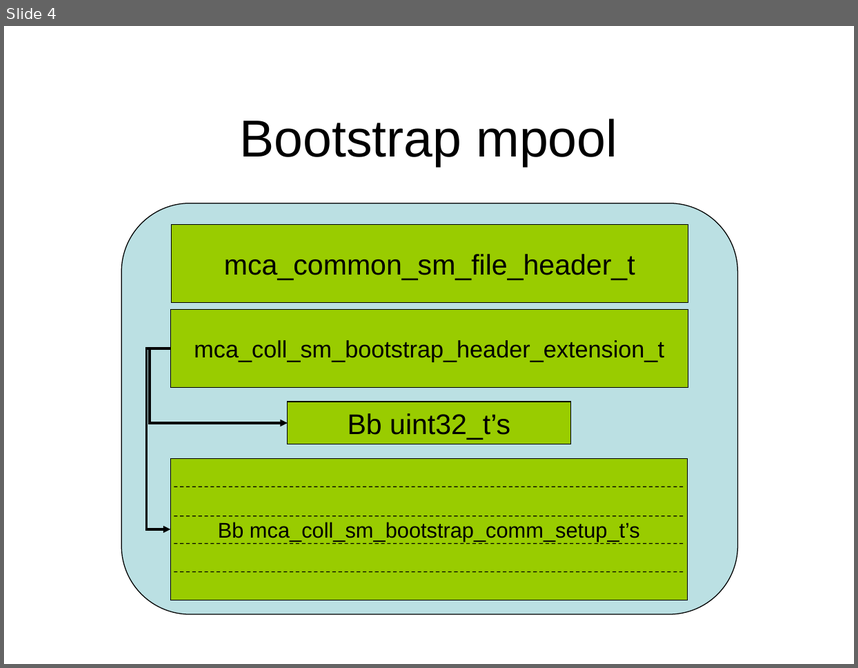
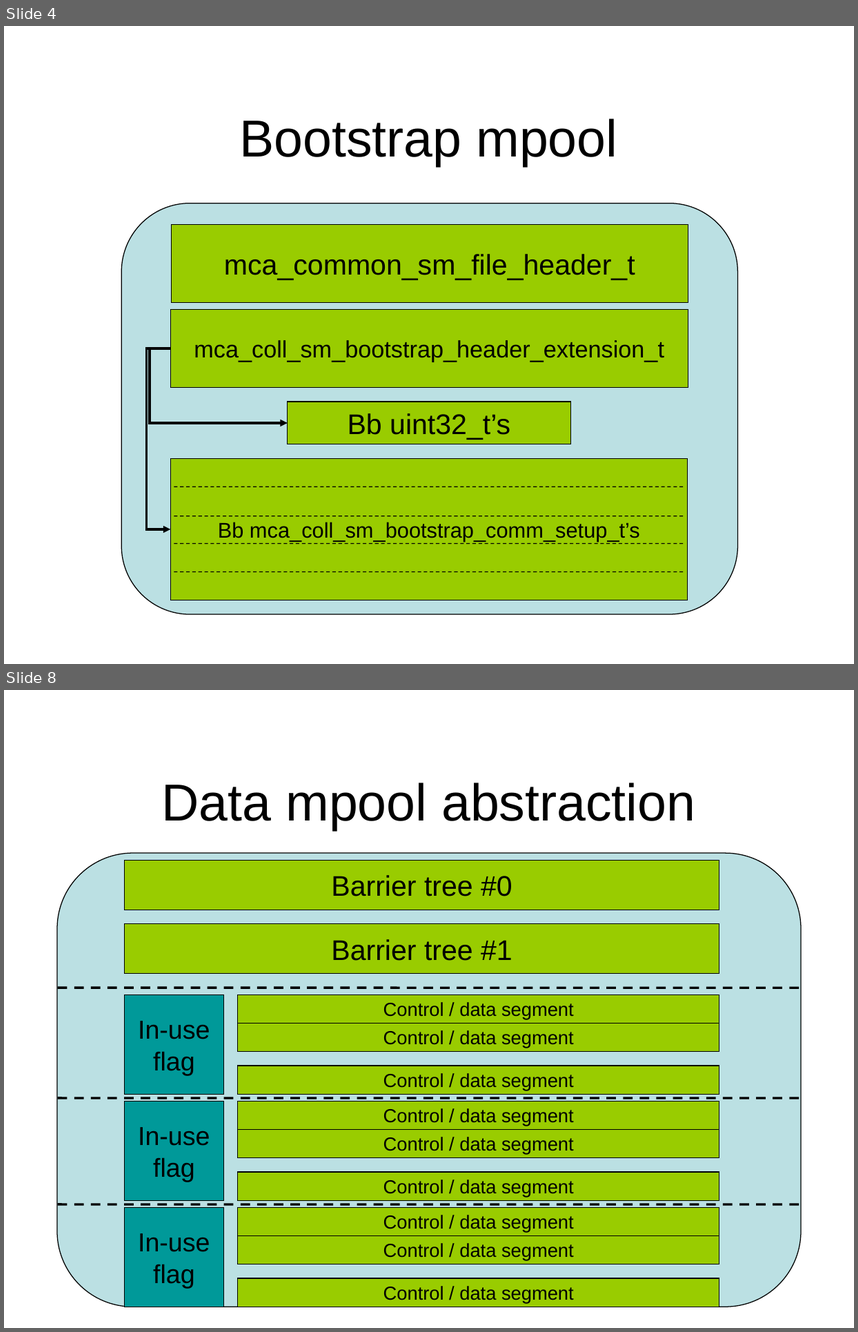
Before and after one commit to open-mpi/ompi, a slide deck: ompi/mca/coll/sm/memory-layout.ppt. Shown one above the other, each under a label of ours: slide 4 before the commit, slides 4 and 8 after it; the slides between them are not shown. The pictures are 858x668 and 858x1332 pixels, drawn with LibreOffice and Linux fonts; fonts in the diff are those of the drawing. Boxes give left, top, right and bottom in pixels: in the first picture for what was removed or moved away, otherwise in the second. Text is boxed around its words. In the diff, an @@ line names an element or a change of style, - is before the commit and + after.

```diff
--- a/ompi/mca/coll/sm/memory-layout.ppt
+++ b/ompi/mca/coll/sm/memory-layout.ppt
@@ slide 8 added at (4, 690, 854, 1328), background #FFFFFF @@
@@ title added at (162, 782, 695, 830), 44 pt, text #000000 @@
+Data mpool abstraction
@@ rounded rectangle added at (58, 854, 802, 1306), fill #BBE0E3, outline #000000 0.74 pt @@
@@ rectangle added at (125, 860, 720, 909), fill #99CC00, outline #000000 0.74 pt, 24 pt, text #000000 @@
+Barrier tree #0
@@ rectangle added at (125, 924, 720, 973), fill #99CC00, outline #000000 0.74 pt, 24 pt, text #000000 @@
+Barrier tree #1
@@ line added from (58, 987) to (802, 987), #000000 2.01 pt dashed @@
@@ rectangle added at (125, 994, 224, 1094), fill #009999, outline #000000 0.74 pt, 22 pt, text #000000 @@
+In-use flag
@@ rectangle added at (238, 994, 720, 1023), fill #99CC00, outline #000000 0.74 pt, 16 pt, text #000000 @@
+Control / data segment
@@ rectangle added at (238, 1023, 720, 1052), fill #99CC00, outline #000000 0.74 pt, 16 pt, text #000000 @@
+Control / data segment
@@ rectangle added at (238, 1066, 720, 1094), fill #99CC00, outline #000000 0.74 pt, 16 pt, text #000000 @@
+Control / data segment
@@ line added from (58, 1098) to (802, 1098), #000000 2.01 pt dashed @@
@@ rectangle added at (125, 1101, 224, 1200), fill #009999, outline #000000 0.74 pt, 22 pt, text #000000 @@
+In-use flag
@@ rectangle added at (238, 1101, 720, 1129), fill #99CC00, outline #000000 0.74 pt, 16 pt, text #000000 @@
+Control / data segment
@@ rectangle added at (238, 1130, 720, 1158), fill #99CC00, outline #000000 0.74 pt, 16 pt, text #000000 @@
+Control / data segment
@@ rectangle added at (238, 1172, 720, 1200), fill #99CC00, outline #000000 0.74 pt, 16 pt, text #000000 @@
+Control / data segment
@@ line added from (58, 1204) to (802, 1204), #000000 2.01 pt dashed @@
@@ rectangle added at (125, 1207, 224, 1306), fill #009999, outline #000000 0.74 pt, 22 pt, text #000000 @@
+In-use flag
@@ rectangle added at (238, 1207, 720, 1235), fill #99CC00, outline #000000 0.74 pt, 16 pt, text #000000 @@
+Control / data segment
@@ rectangle added at (238, 1236, 720, 1264), fill #99CC00, outline #000000 0.74 pt, 16 pt, text #000000 @@
+Control / data segment
@@ rectangle added at (238, 1279, 720, 1306), fill #99CC00, outline #000000 0.74 pt, 16 pt, text #000000 @@
+Control / data segment
```
Also in this commit, not shown: 5 slides changed.
